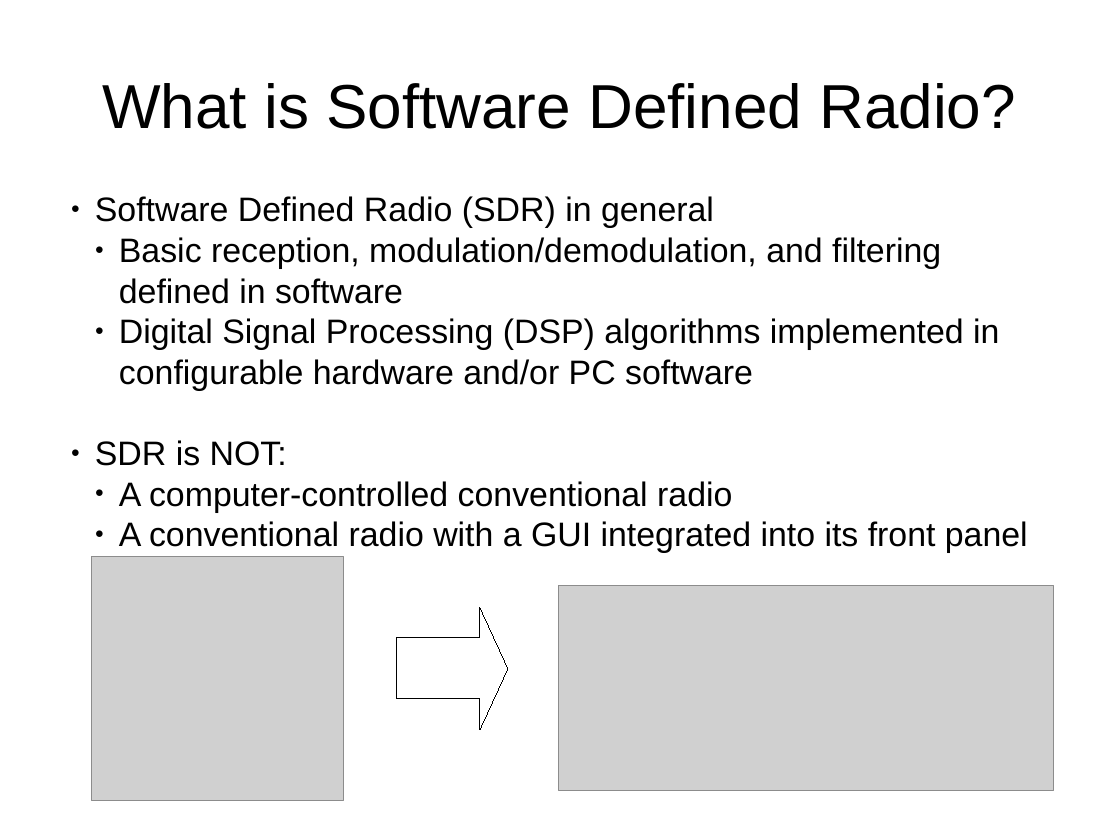
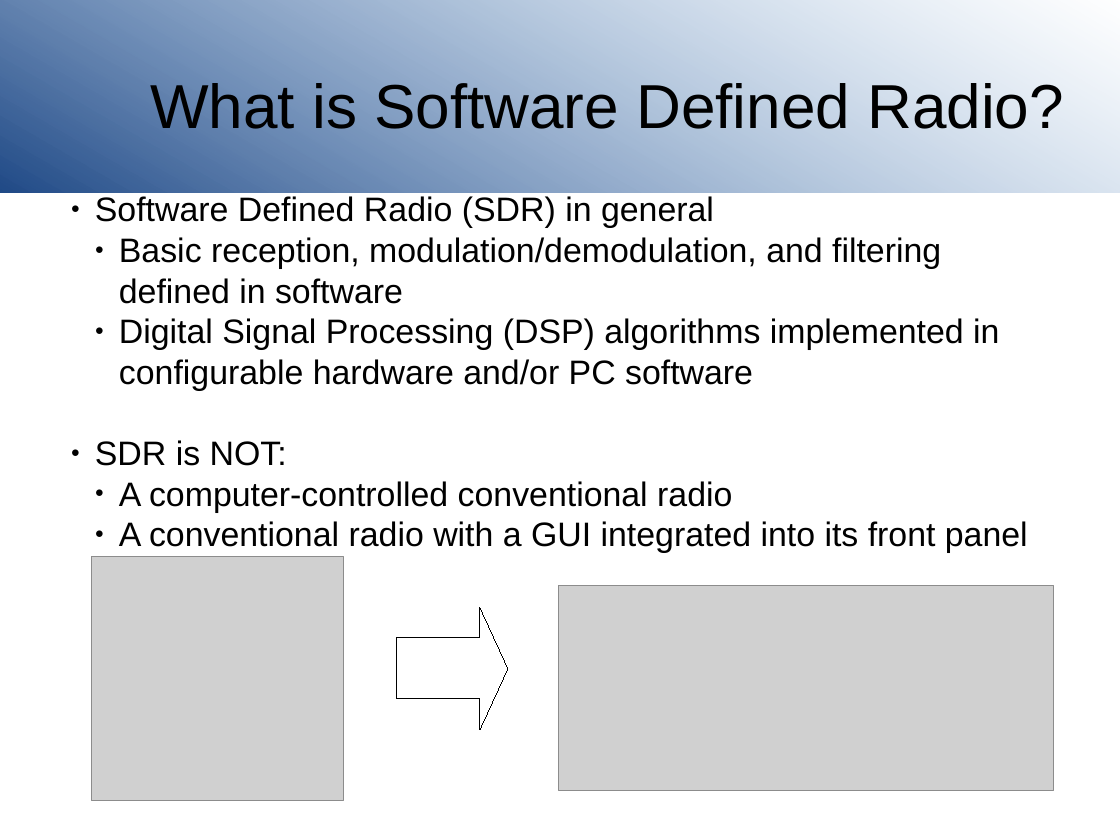
Before and after one commit to joeblankenship1/SDR, a slide deck: slide 4 of SDRclassPresentation.odp. Drawn at 1120x840 pixels with LibreOffice and Linux fonts; fonts in the diff are those of the drawing; grey boxes stand for pictures; background and template pictures are left out. Boxes give left, top, right and bottom in pixels: in the first picture for what was removed or moved away, otherwise in the second. Text is boxed around its words. In the diff, an @@ line names an element or a change of style, - is before the commit and + after.

```diff
--- a/SDRclassPresentation.odp
+++ b/SDRclassPresentation.odp
@@ rectangle added at <box>0,0,1120,193</box>, fill gradient #204A87 to #729FCF @@
@@ title "What is Software Defined Radio?": place and size @@
-title "What is Software Defined Radio?" at <box>102,83,1016,129</box>
+title "What is Software Defined Radio?" at <box>150,83,1064,129</box>
```
Also in this commit, not shown: 13 other slides changed.
